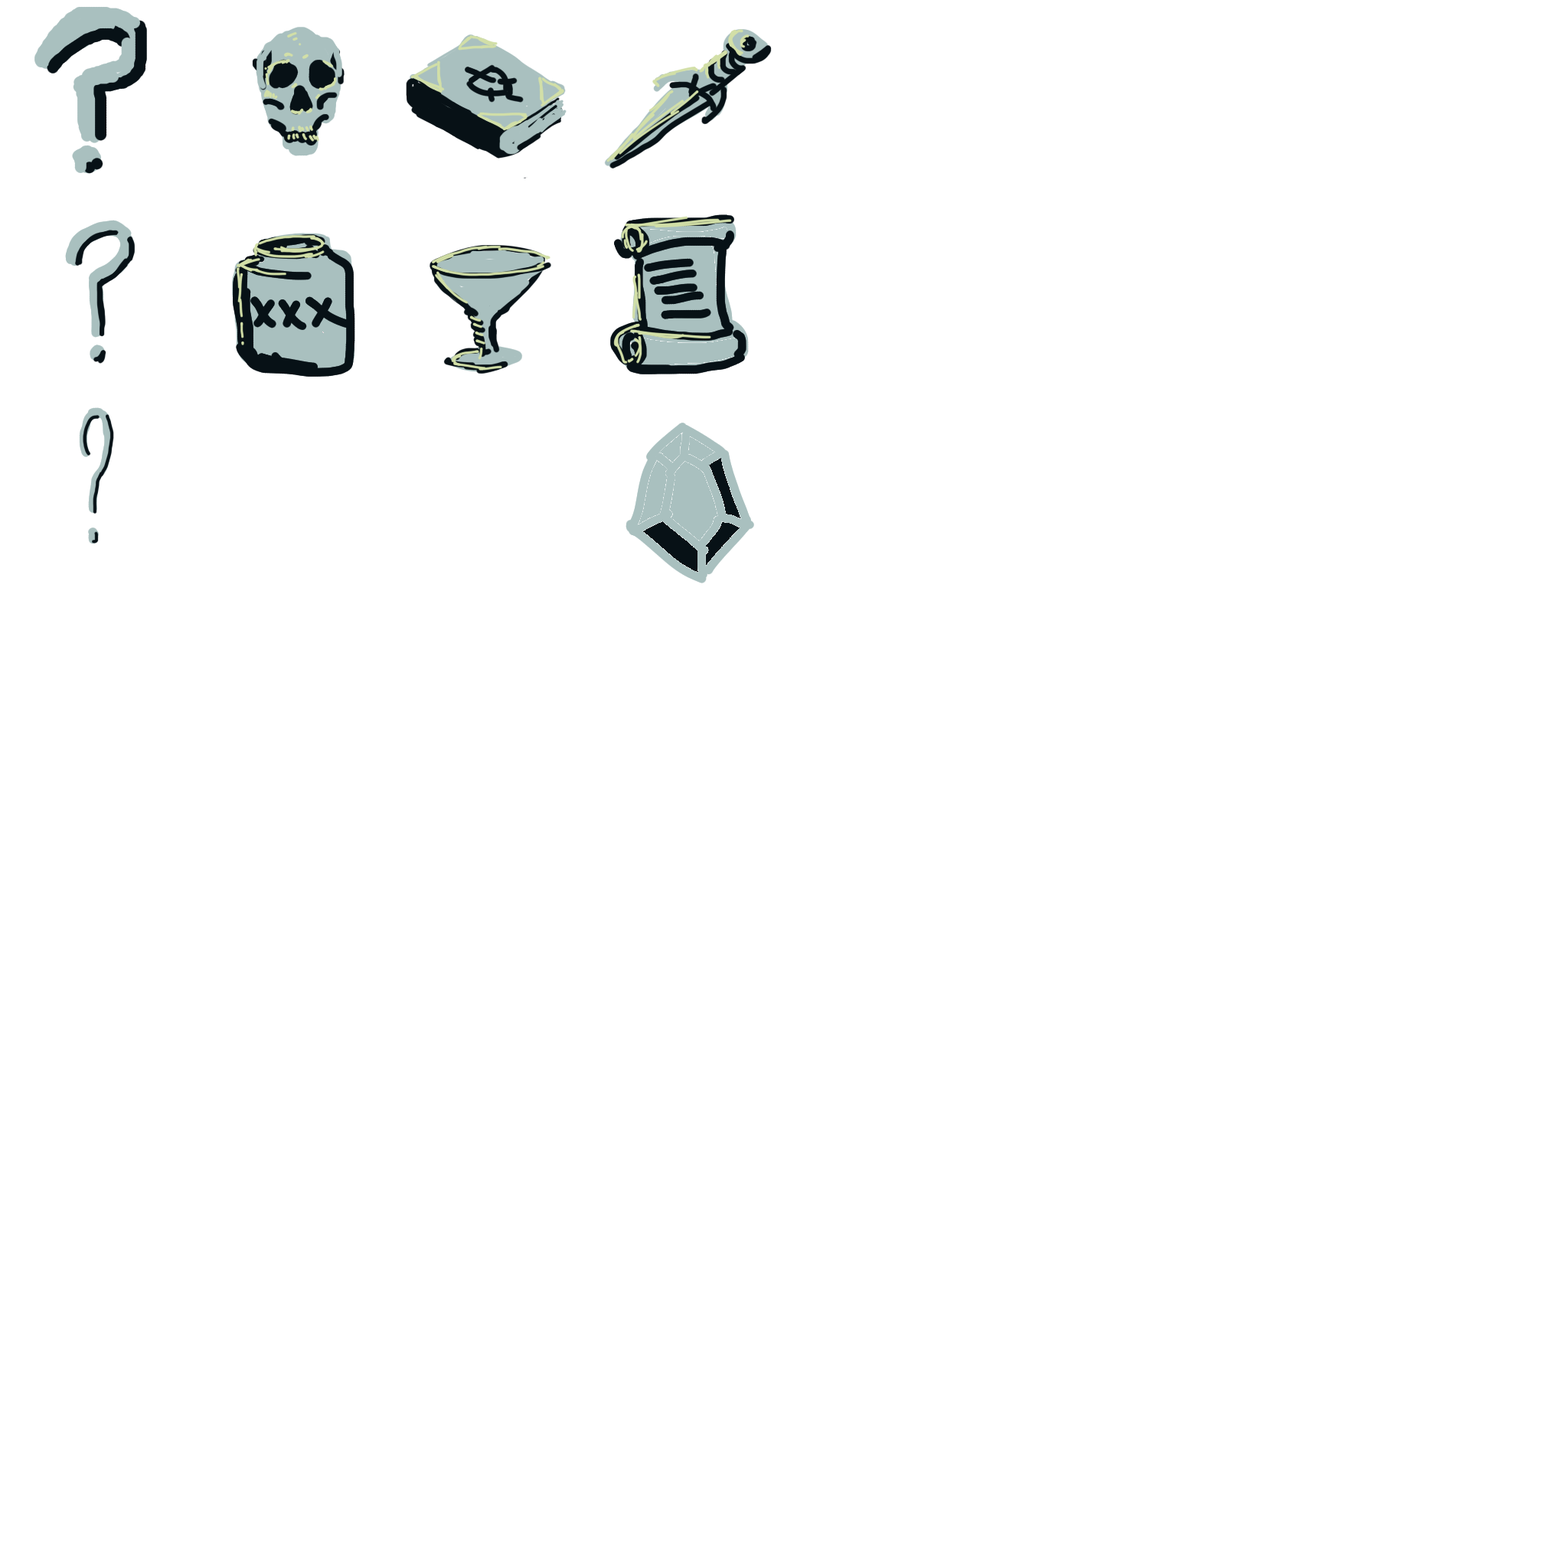
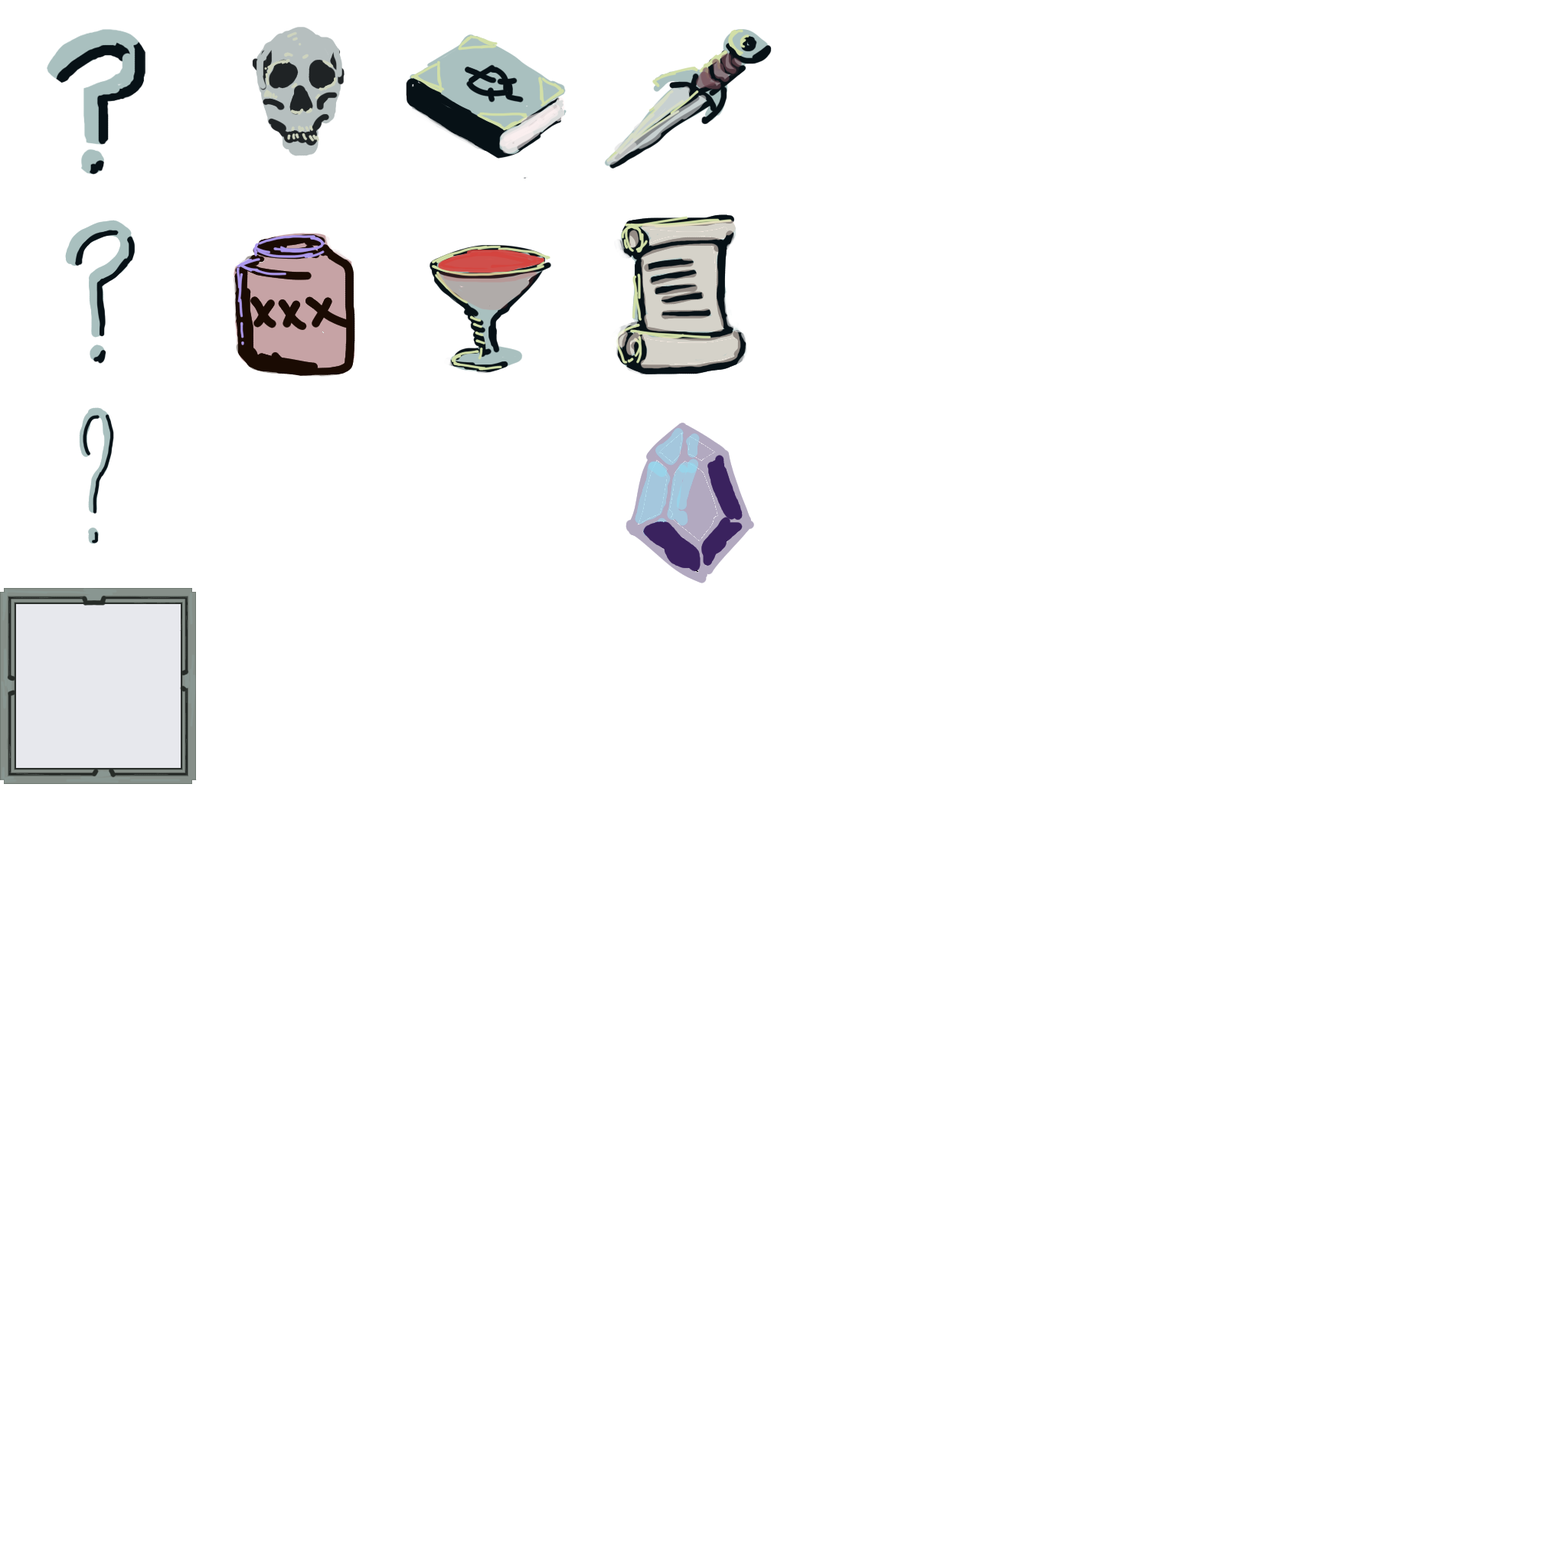
Before/after of a 1568×1568 layered artwork. What changed in the layer stack:
painted on "Paint Layer 1" over [0, 6, 755, 784]